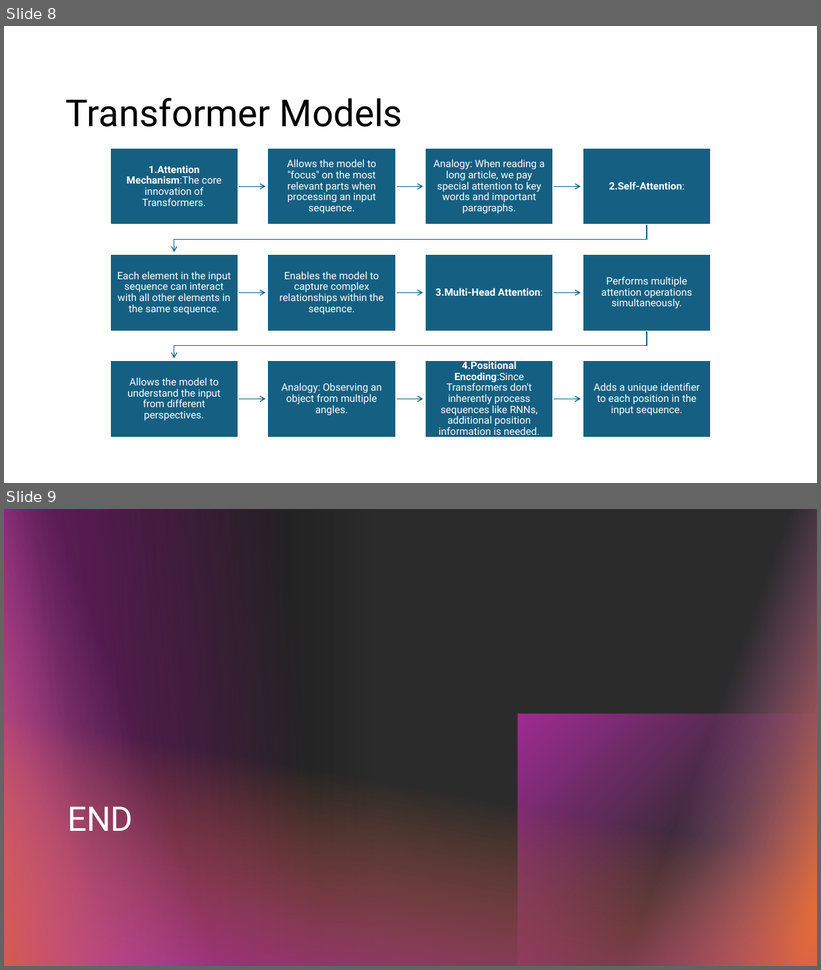
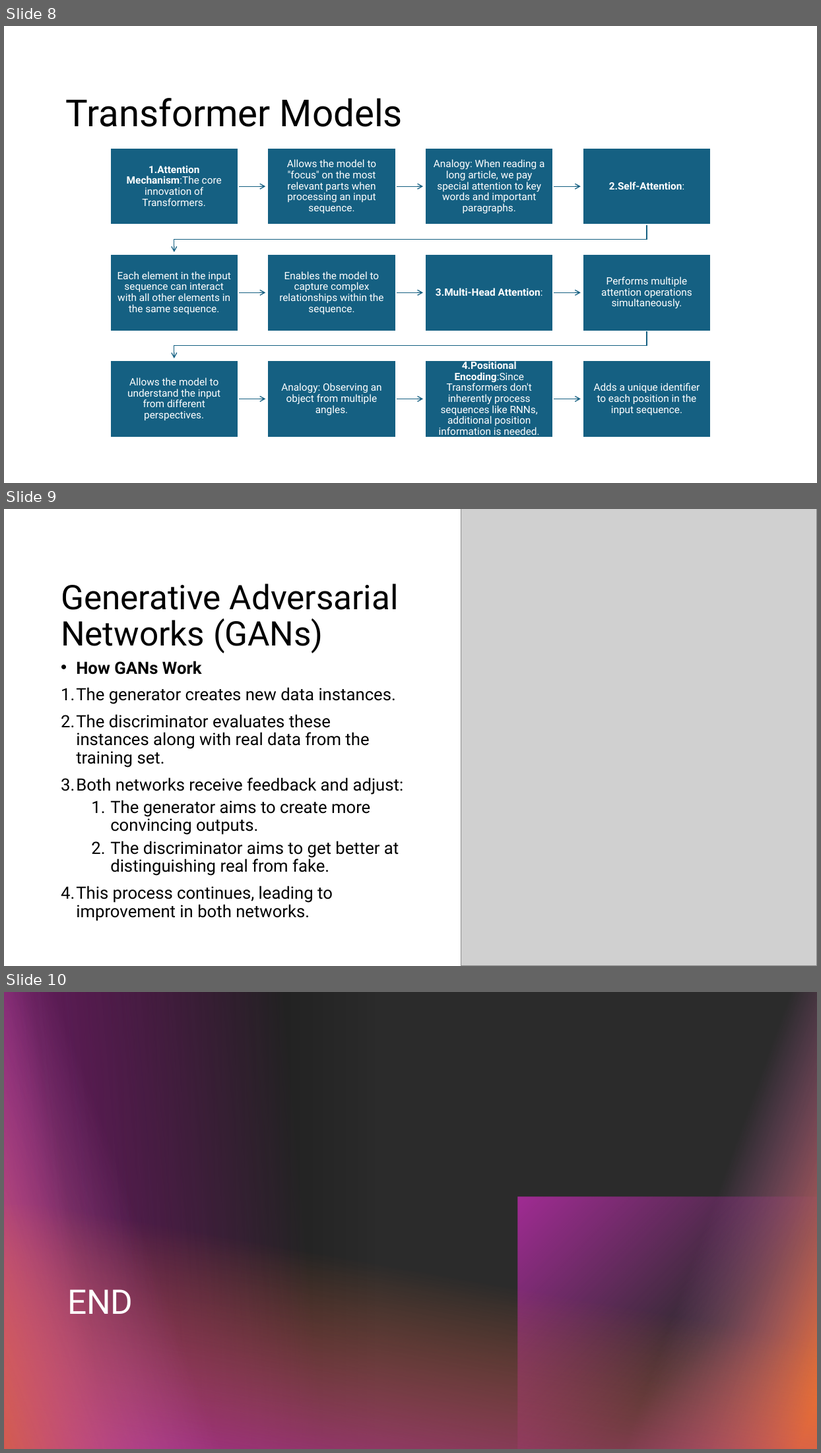
Before and after one commit to l-fan3/MTEC-345_Homework_Fall2024, a slide deck: Noel_Li/Researchwork1/AI Song contest Noel.pptx. Shown one above the other, each under a label of ours: slides 8 and 9 before the commit, slides 8, 9 and 10 after it. The pictures are 821x970 and 821x1453 pixels, drawn with LibreOffice and Linux fonts; fonts in the diff are those of the drawing; grey boxes stand for pictures; background and template pictures are left out; a plain dark background stands for a picture behind light text. Boxes give left, top, right and bottom in pixels: in the first picture for what was removed or moved away, otherwise in the second. Text is boxed around its words. In the diff, an @@ line names an element or a change of style, - is before the commit and + after.

```diff
--- a/Noel_Li/Researchwork1/AI Song contest Noel.pptx
+++ b/Noel_Li/Researchwork1/AI Song contest Noel.pptx
@@ slide 9 added at bbox=[4, 509, 817, 966], background #FFFFFF @@
@@ picture added at bbox=[461, 509, 817, 966] @@
@@ title added at bbox=[61, 584, 399, 654], 40 pt, text #000000 @@
+Generative Adversarial Networks (GANs)
@@ text added at bbox=[61, 687, 404, 921], 20 pt, text #000000 @@
+• How GANs Work
+1. The generator creates new data instances.
+2. The discriminator evaluates these instances along with real data from the training set.
+3. Both networks receive feedback and adjust:
+  1. The generator aims to create more convincing outputs.
+  2. The discriminator aims to get better at distinguishing real from fake.
+4. This process continues, leading to improvement in both networks.
@@ what was slide 9 is now slide 10 @@
```
Also in this commit, not shown: 1 other file.
